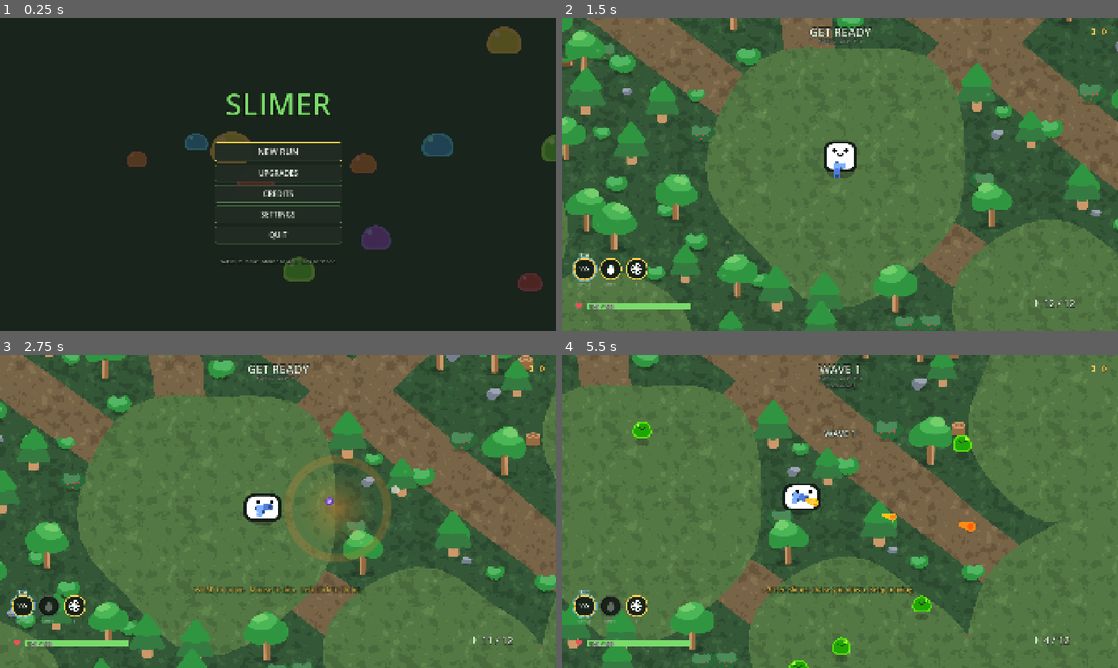
Above: before the commit, frames 1-4 (two rows, left to right).
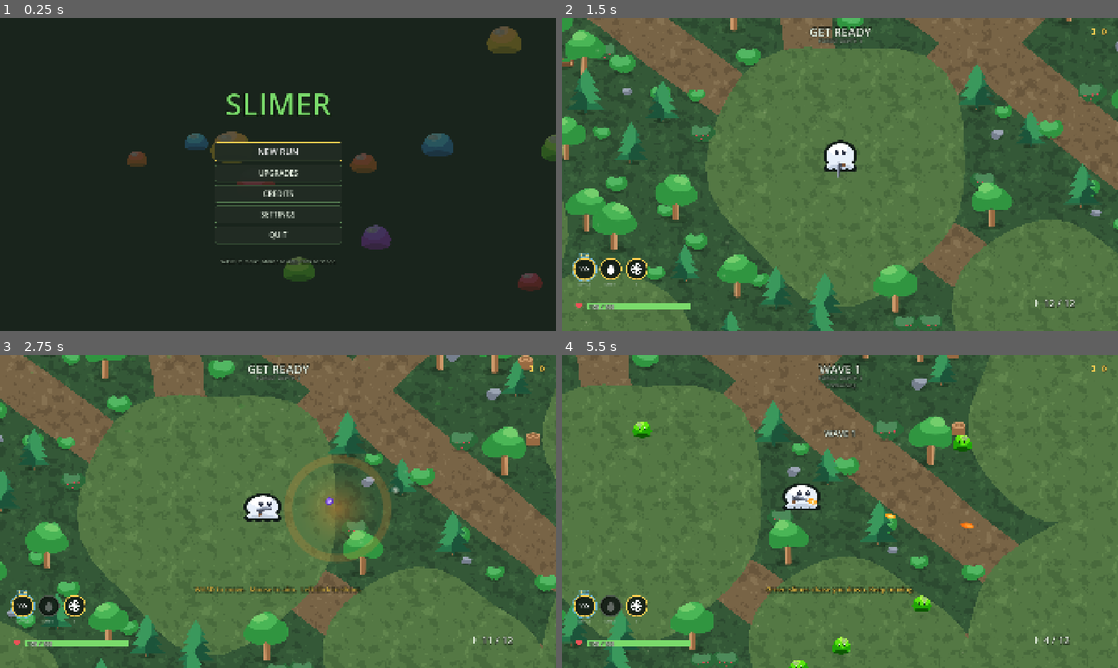
Above: after the commit, the same moments.

Repository: Kooktyplays/slimer
Game: Godot game, scene res://main.tscn
Two runs of this game, one before a commit and one after it. Both use one fixed random seed, a clock stepped at 60 frames per second and the inputs below.
Inputs (mouse positions are in pixels of both pictures, inside the frame that each line leads up to):
- Up to frame 1 (0.25 s): no input
- Up to frame 2 (1.5 s): click "NEW RUN" at 0.5 s; click "DONE" at 1.25 s
- Up to frame 3 (2.75 s): tap Enter (ui_accept) at 2, 2.27 s; move the mouse to (400, 495) at 2.02 s; hold D (move_right) from 2.03 s (still down); hold Shift (ability_1) from 2.03 s (still down); click (400, 495) at 2.17 s
- Up to frame 4 (5.5 s): release D (move_right) at 2.75 s; release Shift (ability_1) at 2.75 s; tap Enter (ui_accept) at 2.75, 3.5, 5.27 s; drag from (728, 527) to (812, 574) at 2.77 s; move the mouse to (895, 442) at 3.52 s; hold D (move_right) 3.53-4.25 s; hold Space (ability_movement) 3.53-4.25 s; drag from (812, 574) to (1006, 455) at 4.27 s; move the mouse to (1006, 558) at 5.02 s; press the mouse at (1006, 558) at 5.03 s; hold A (move_left) from 5.03 s (still down)

The runs differ from the first frame. In frame 1, 0.5% of the frame differs, in the area x 22-100%, y 3-88%; in frame 2, 5.2%, in the area x 1-98%, y 14-100%; in frame 3, 4.5%; in frame 4, 3.9%.

Commit message:
Replace the last third-party art so the game can be sold
Slimer used thirteen sprites from GDQuest's Godot 4 starter pack. The
pack splits its licensing - code MIT, art CC BY-NC-SA 4.0 - and the NC
clause covers modified assets explicitly, so the six hue-rotated enemy
colours were as restricted as the slime they came from. That single fact
was what blocked a paid release. Not the Steam pipeline, not the build:
the code was already MIT and the other ~180 sprites were already
generated by tools/gen_art.py.

All thirteen are now authored in gen_art.py alongside the rest: the base
slime, the slime eyes, the player body and face, the pistol, the bullet,
the muzzle flash, the impact puff, the pine tree, the actor shadow, and
the three potion bottles. The pack files are deleted and
tools/copy_assets.py no longer reads the pack at all - it copies music
and nothing else.

They are drawn in the same flat-vector idiom as the existing generated
art: no outlines, two or three tones, one top-lit region. The base slime
in particular needed real value contrast between its four tones, because
six enemy colours are hue rotations of it and a rotation preserves value
but not the impression of shading.

Two things were only obvious once the art was in the game:

Silhouettes have to fill the same canvas as what they replaced. The
first pass drew a slime that sat in the lower two-thirds of its 108x90
frame, which looked fine in isolation and left every elite crown
floating above its slime's head - the crown offset, the face offsets and
the hit radii are all expressed relative to that frame.

Highlights have to be clipped. Art.dot() paints unclipped, so speculars
placed near the top edge hung off the silhouette and read as bubbles
stuck to the front of the slime. They go through Art.light(), which
masks to what is already drawn.

Licensing text is updated to match rather than left describing a
restriction that no longer applies: LICENSE-ASSETS.md, RIGHTS.md,
README.md and STEAM.md. The credits screen mattered most - it carried a
CC BY-NC-SA attribution and a line reading "this game may be shared
freely, but not sold", which shipped in the build and would now be a
false statement about its own licence. The MIT notice stays, because the
two adapted effect scripts still require it.

Co-Authored-By: Claude Opus 5 <noreply@anthropic.com>

Diff:
--- a/game/abilities/decoy.tscn
+++ b/game/abilities/decoy.tscn
@@ -1,8 +1,8 @@
 [gd_scene load_steps=4 format=3 uid="uid://bslimerdecoy"]
 
 [ext_resource type="Script" path="res://abilities/decoy.gd" id="1_s"]
-[ext_resource type="Texture2D" path="res://assets/sprites/boo_body.png" id="2_b"]
-[ext_resource type="Texture2D" path="res://assets/sprites/ground_shadow.png" id="3_s"]
+[ext_resource type="Texture2D" path="res://assets/sprites/gen/boo_body.png" id="2_b"]
+[ext_resource type="Texture2D" path="res://assets/sprites/gen/ground_shadow.png" id="3_s"]
 
 [node name="Decoy" type="Node2D"]
 script = ExtResource("1_s")
--- a/game/actors/bosses/boss.tscn
+++ b/game/actors/bosses/boss.tscn
@@ -1,7 +1,7 @@
 [gd_scene load_steps=7 format=3 uid="uid://bslimerboss"]
 
 [ext_resource type="Script" path="res://actors/bosses/boss.gd" id="1_s"]
-[ext_resource type="Texture2D" path="res://assets/sprites/ground_shadow.png" id="2_sh"]
+[ext_resource type="Texture2D" path="res://assets/sprites/gen/ground_shadow.png" id="2_sh"]
 [ext_resource type="Texture2D" path="res://assets/sprites/gen/boss_bramble_body.png" id="3_b"]
 [ext_resource type="Texture2D" path="res://assets/sprites/gen/boss_bramble_eyes.png" id="4_e"]
 
--- a/game/actors/enemy.gd
+++ b/game/actors/enemy.gd
@@ -17,7 +17,7 @@
 
 const FLASH_SHADER := preload("res://assets/shaders/flash.gdshader")
 const PROJECTILE := preload("res://weapons/projectile.tscn")
-const FACE_NORMAL := preload("res://assets/sprites/slime_face.png")
+const FACE_NORMAL := preload("res://assets/sprites/gen/slime_face.png")
 const FACE_ANGRY := preload("res://assets/sprites/gen/eyes_angry.png")
 
 ## Distant enemies think less often. At 55 enemies this is the difference
--- a/game/actors/enemy.tscn
+++ b/game/actors/enemy.tscn
@@ -1,9 +1,9 @@
 [gd_scene load_steps=7 format=3 uid="uid://bslimerenemy"]
 
 [ext_resource type="Script" path="res://actors/enemy.gd" id="1_s"]
-[ext_resource type="Texture2D" path="res://assets/sprites/ground_shadow.png" id="2_sh"]
+[ext_resource type="Texture2D" path="res://assets/sprites/gen/ground_shadow.png" id="2_sh"]
 [ext_resource type="Texture2D" path="res://assets/sprites/gen/enemy_green_body.png" id="3_b"]
-[ext_resource type="Texture2D" path="res://assets/sprites/slime_face.png" id="4_f"]
+[ext_resource type="Texture2D" path="res://assets/sprites/gen/slime_face.png" id="4_f"]
 
 [sub_resource type="CircleShape2D" id="CircleShape2D_enemy"]
 radius = 26.0
--- a/game/actors/player.gd
+++ b/game/actors/player.gd
@@ -11,7 +11,7 @@
 ##  * the body squashes and stretches with speed, which sells motion without
 ##    needing walk-cycle art
 
-const SHADOW_TEXTURE := preload("res://assets/sprites/ground_shadow.png")
+const SHADOW_TEXTURE := preload("res://assets/sprites/gen/ground_shadow.png")
 ## Base size of the character. The squash-and-stretch below multiplies this,
 ## so it must be applied there too - setting it only in the scene would be
 ## overwritten on the first animated frame.
--- a/game/actors/player.tscn
+++ b/game/actors/player.tscn
@@ -1,9 +1,9 @@
 [gd_scene load_steps=11 format=3 uid="uid://bslimerplayer"]
 
 [ext_resource type="Script" path="res://actors/player.gd" id="1_s"]
-[ext_resource type="Texture2D" path="res://assets/sprites/ground_shadow.png" id="2_sh"]
-[ext_resource type="Texture2D" path="res://assets/sprites/boo_body.png" id="3_b"]
-[ext_resource type="Texture2D" path="res://assets/sprites/boo_face.png" id="4_f"]
+[ext_resource type="Texture2D" path="res://assets/sprites/gen/ground_shadow.png" id="2_sh"]
+[ext_resource type="Texture2D" path="res://assets/sprites/gen/boo_body.png" id="3_b"]
+[ext_resource type="Texture2D" path="res://assets/sprites/gen/boo_face.png" id="4_f"]
 [ext_resource type="PackedScene" path="res://weapons/gun.tscn" id="5_g"]
 [ext_resource type="Script" path="res://abilities/ability_controller.gd" id="6_a"]
 [ext_resource type="Script" path="res://actors/game_camera.gd" id="7_c"]
--- a/game/fx/impact.tscn
+++ b/game/fx/impact.tscn
@@ -1,7 +1,7 @@
 [gd_scene load_steps=3 format=3 uid="uid://bslimerfximpact"]
 
 [ext_resource type="Script" path="res://fx/impact.gd" id="1_s"]
-[ext_resource type="Texture2D" path="res://assets/sprites/impact_circle.png" id="2_t"]
+[ext_resource type="Texture2D" path="res://assets/sprites/gen/impact_circle.png" id="2_t"]
 
 [node name="Impact" type="Node2D"]
 z_index = 60
--- a/game/fx/muzzle_flash.tscn
+++ b/game/fx/muzzle_flash.tscn
@@ -1,7 +1,7 @@
 [gd_scene load_steps=3 format=3 uid="uid://bslimerfxmuzzle"]
 
 [ext_resource type="Script" path="res://fx/muzzle_flash.gd" id="1_s"]
-[ext_resource type="Texture2D" path="res://assets/sprites/muzzle_flash.png" id="2_t"]
+[ext_resource type="Texture2D" path="res://assets/sprites/gen/muzzle_flash.png" id="2_t"]
 
 [node name="MuzzleFlash" type="Node2D"]
 z_index = 62
--- a/game/tests/visual_pass.gd
+++ b/game/tests/visual_pass.gd
@@ -42,7 +42,7 @@
 	await _settle(0.5)
 	await _shot("meta_upgrades")
 
-	# --- 3b. credits (CC BY-NC-SA attribution must be legible here) ---------
+	# --- 3b. credits --------------------------------------------------------
 	Game.go_to_credits()
 	await _settle(0.6)
 	_expect(Game.state == Game.State.CREDITS, "credits screen did not open")
--- a/game/ui/credits_screen.gd
+++ b/game/ui/credits_screen.gd
@@ -1,19 +1,18 @@
 extends Control
 ## Credits.
 ##
-## The GDQuest attribution here is not decoration - the art pack is
-## CC BY-NC-SA 4.0, which requires the asset name, a link to the original,
-## attribution to GDQuest, a link to GDQuest, a link to the licence, and a
-## statement that the assets were modified, all visible to the audience. For a
-## game the licence names the credits screen as the right place. Do not trim
-## this block down. See LICENSE-ASSETS.md and RIGHTS.md.
+## This screen used to carry a CC BY-NC-SA attribution for GDQuest's art pack,
+## which the licence required to be visible to players. The pack art has been
+## replaced with originals and removed from the project, so that notice is gone:
+## leaving it would be a false statement about the game's licence, and the
+## NonCommercial line under it would be claiming a restriction that no longer
+## applies. The MIT notice for the two adapted effect scripts stays, because MIT
+## does still require it. See LICENSE-ASSETS.md and RIGHTS.md.
 
 ## Edit this one line to change the name shown throughout the screen.
 const AUTHOR := "Tanav Yedlapalli"
 
 const GDQUEST_URL := "https://gdquest.com"
-const ASSET_URL := "https://github.com/gdquest-demos/getting-started-with-godot-4"
-const LICENSE_URL := "https://creativecommons.org/licenses/by-nc-sa/4.0/deed.en"
 
 const ENTRIES: Array[Dictionary] = [
 	{"role": "Design and development", "name": AUTHOR},
@@ -73,23 +72,13 @@
 	# the format to the last fragment only, and the earlier URLs render as a
 	# literal "%s" - which in a licence notice is worse than no notice at all.
 	var attribution_text := (
-		"This game contains a modified derivative of \"Your First 2D Game With "
-		+ "Godot 4 — 2D project assets\" by GDQuest (" + GDQUEST_URL + "), used "
-		+ "and re-released under CC BY-NC-SA 4.0 (" + LICENSE_URL + "). "
-		+ "The original can be found at " + ASSET_URL + ". Changes were made: "
-		+ "the slime was recoloured into six enemy types, the player was "
-		+ "recoloured and outlined, and the potion sheets were sliced into "
-		+ "single bottles.")
+		"Every sprite and sound effect in this game is original work, generated "
+		+ "by tools/gen_art.py and tools/gen_sfx.py. Two effect scripts adapt "
+		+ "tween choreography from GDQuest's Godot 4 starter pack ("
+		+ GDQUEST_URL + "), used under the MIT licence.")
 	var attribution := UITheme.label(attribution_text, 15, UITheme.TEXT_DIM, 3)
 	attribution.autowrap_mode = TextServer.AUTOWRAP_WORD_SMART
 	col.add_child(attribution)
-
-	col.add_child(UITheme.spacer(10))
-	var noncommercial := UITheme.label(
-		"That licence is NonCommercial: this game may be shared freely, but not sold.",
-		15, UITheme.GOLD, 3)
-	noncommercial.autowrap_mode = TextServer.AUTOWRAP_WORD_SMART
-	col.add_child(noncommercial)
 
 	col.add_child(UITheme.spacer(14))
 	var stats := UITheme.label(
--- a/game/weapons/gun.tscn
+++ b/game/weapons/gun.tscn
@@ -1,7 +1,7 @@
 [gd_scene load_steps=3 format=3 uid="uid://bslimergun"]
 
 [ext_resource type="Script" path="res://weapons/gun.gd" id="1_s"]
-[ext_resource type="Texture2D" path="res://assets/sprites/pistol.png" id="2_t"]
+[ext_resource type="Texture2D" path="res://assets/sprites/gen/pistol.png" id="2_t"]
 
 [node name="Gun" type="Node2D"]
 script = ExtResource("1_s")
--- a/game/weapons/projectile.tscn
+++ b/game/weapons/projectile.tscn
@@ -1,7 +1,7 @@
 [gd_scene load_steps=4 format=3 uid="uid://bslimerprojectile"]
 
 [ext_resource type="Script" path="res://weapons/projectile.gd" id="1_s"]
-[ext_resource type="Texture2D" path="res://assets/sprites/projectile.png" id="2_t"]
+[ext_resource type="Texture2D" path="res://assets/sprites/gen/projectile.png" id="2_t"]
 
 [sub_resource type="CircleShape2D" id="CircleShape2D_p"]
 radius = 7.0
--- a/game/world/prop_catalog.gd
+++ b/game/world/prop_catalog.gd
@@ -22,7 +22,7 @@
 		"sway": 0.55, "layer": "canopy",
 	},
 	"pine_tree": {
-		"texture": "pine_tree", "blocks": true, "anchor": 8,
+		"texture": "gen/pine_tree", "blocks": true, "anchor": 8,
 		"blockers": [{"offset": Vector2(0, -6), "radius": 26.0}],
 		"sway": 0.40, "layer": "canopy",
 	},
Binary file removed: game/assets/sprites/boo_body.png
Binary file removed: game/assets/sprites/boo_face.png
Binary file changed: game/assets/sprites/gen/app_icon.png
Binary file added: game/assets/sprites/gen/boo_body.png
Not shown, changed: game/assets/sprites/gen/boo_body.png.import
Binary file added: game/assets/sprites/gen/boo_face.png
Not shown, changed: game/assets/sprites/gen/boo_face.png.import
Binary file changed: game/assets/sprites/gen/enemy_blue_body.png
Binary file changed: game/assets/sprites/gen/enemy_green_body.png
Binary file changed: game/assets/sprites/gen/enemy_orange_body.png
Binary file changed: game/assets/sprites/gen/enemy_purple_body.png
Binary file changed: game/assets/sprites/gen/enemy_red_body.png
(and 41 more such lines)
